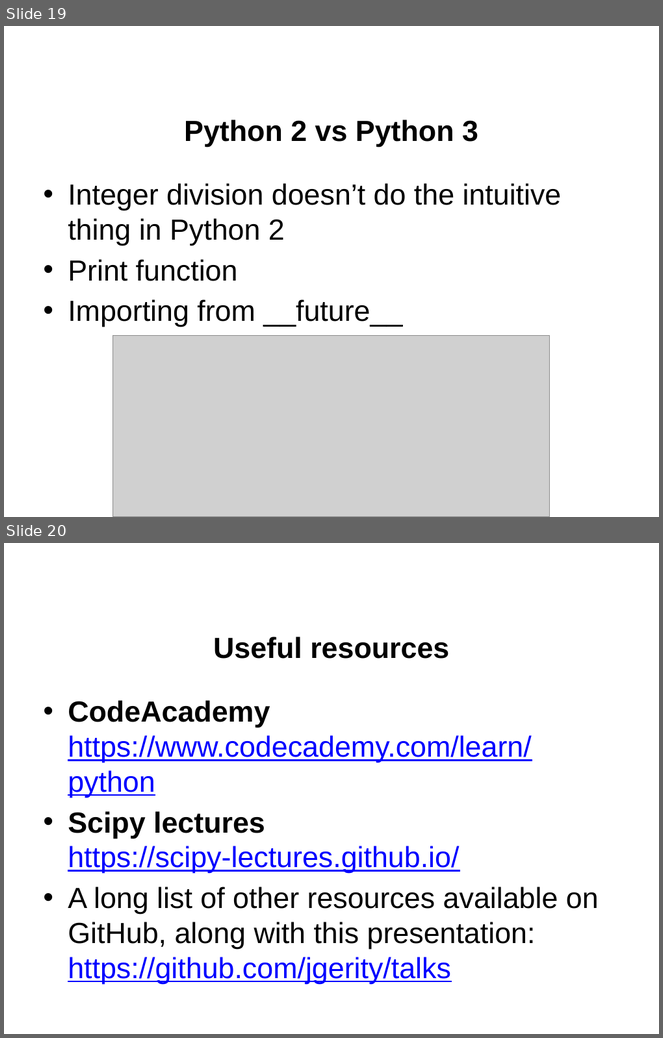
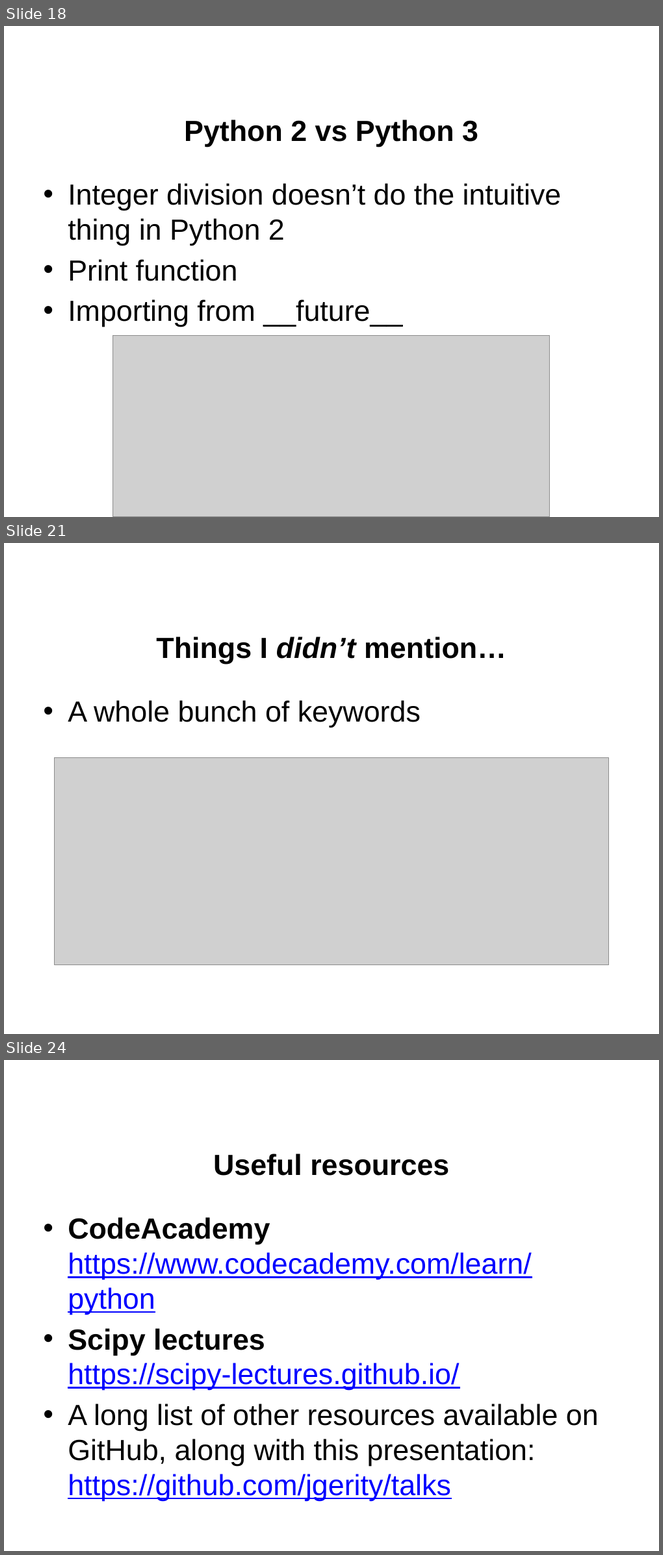
Before and after one commit to jgerity/talks, a slide deck: 2016/computing_workgroup/intro-to-python/intro-to-python.pptx. Shown one above the other, each under a label of ours: slides 19 and 20 before the commit, slides 18, 21 and 24 after it; the slides between them are not shown. The pictures are 663x1038 and 663x1555 pixels, drawn with LibreOffice and Linux fonts; fonts in the diff are those of the drawing; grey boxes stand for pictures; background and template pictures are left out. Boxes give left, top, right and bottom in pixels: in the first picture for what was removed or moved away, otherwise in the second. Text is boxed around its words. In the diff, an @@ line names an element or a change of style, - is before the commit and + after.

```diff
--- a/2016/computing_workgroup/intro-to-python/intro-to-python.pptx
+++ b/2016/computing_workgroup/intro-to-python/intro-to-python.pptx
@@ slide 21 added at [4, 543, 659, 1034], background picture (left out) @@
@@ title added at [156, 637, 506, 664], 32 pt, text #000000, bold @@
+Things I didn’t mention…
@@ text added at [68, 700, 421, 728], 32 pt, text #000000 @@
+• A whole bunch of keywords
@@ picture added at [55, 758, 608, 965] @@
@@ what was slide 19 is now slide 18 @@
@@ what was slide 20 is now slide 24 @@
```
Also in this commit, not shown: 8 slides changed, 4 other slides added, 1 slide removed.
